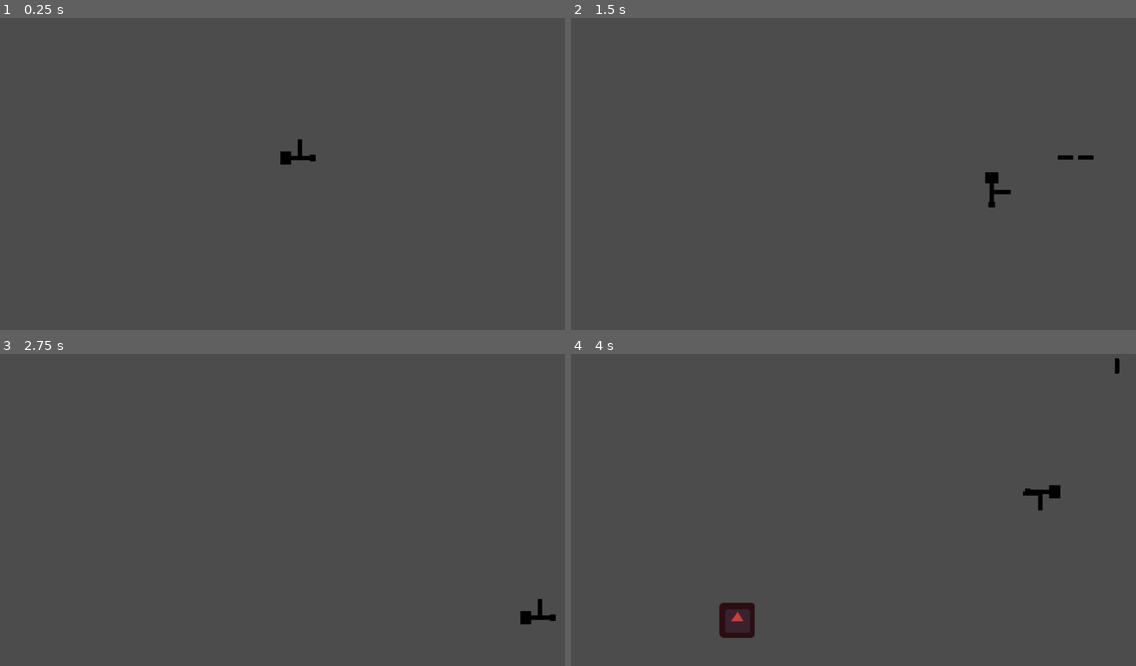
Above: before the commit, frames 1-4 (two rows, left to right).
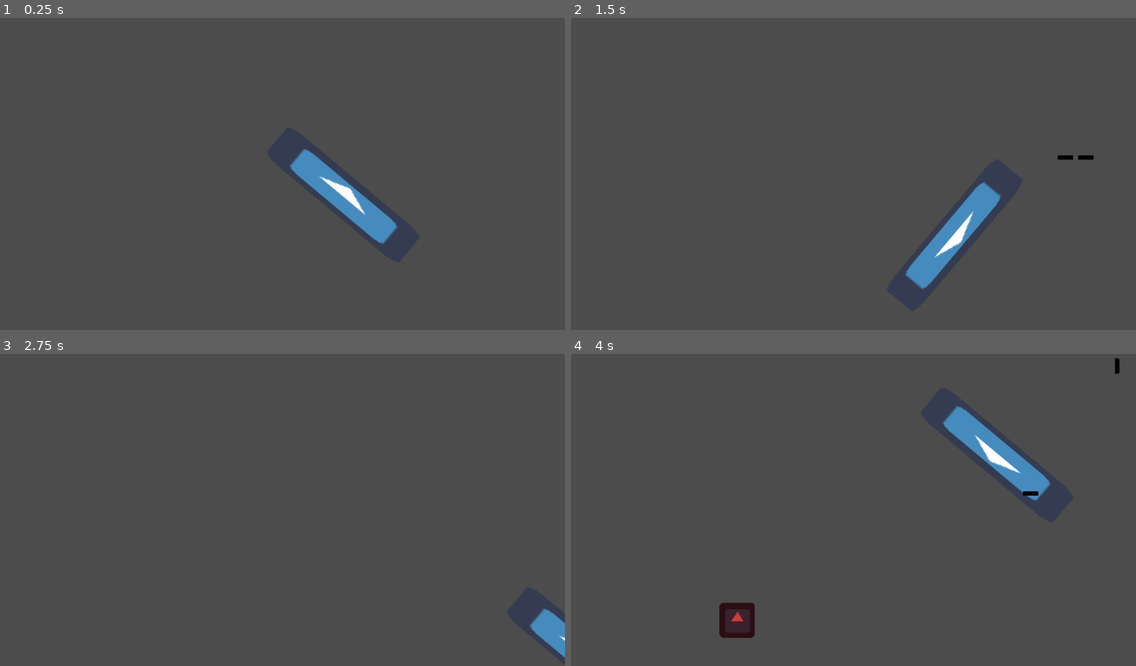
Above: after the commit, the same moments.

Repository: Puppet-Studio/Survival-Team
Game: Godot game, scene res://World/World.tscn
The game is run twice, just before and just after one commit, with the same random seed, the same clock (stepped at 60 frames per second) and the same inputs. The project has no main scene, so this scene is started directly. The engine's default icon, where the game draws it, is replaced by a stand-in: a white triangle on a blue panel in a dark square.
Inputs:
- Up to frame 1 (0.25 s): no input
- Up to frame 2 (1.5 s): tap Enter (ui_accept) at 0.5, 0.77 s; hold Right (ui_right) 0.53-1.28 s; hold Down (ui_down) from 1.28 s (still down)
- Up to frame 3 (2.75 s): tap Enter (ui_accept) at 1.52 s; release Down (ui_down) at 2.03 s; hold Right (ui_right) from 2.03 s (still down)
- Up to frame 4 (4 s): release Right (ui_right) at 2.78 s; hold Up (ui_up) 2.78-3.53 s; tap Enter (ui_accept) at 3.02, 3.77 s; hold Left (ui_left) from 3.53 s (still down)

The runs differ from the first frame. In frame 1, 2.0% of the frame differs, in the area x 49-71%, y 38-73%; in frame 2, 2.0%, in the area x 59-78%, y 49-88%; in frame 3, 0.7%; in frame 4, 2.0%.

Commit message:
Pfff idk

Diff:
--- a/Player/Player.gd
+++ b/Player/Player.gd
@@ -8,11 +8,16 @@
 var weapons = []
 
 
-func equip(weapon):
+func equip():
 	var wep = weapon.instance()
 	add_child(wep)
 	weapons.append(wep)
 
+func attack():
+	pass
+
+func _ready():
+	equip()
 
 func _input(event):
 	if event.is_action_pressed("ui_accept"):
--- a/Player/Weapons/Sword.tscn
+++ b/Player/Weapons/Sword.tscn
@@ -6,7 +6,24 @@
 [sub_resource type="RectangleShape2D" id=1]
 extents = Vector2( 162.696, 37.8593 )
 
+[sub_resource type="Animation" id=2]
+resource_name = "Sword Attack"
+length = 0.2
+tracks/0/type = "value"
+tracks/0/path = NodePath(".:rotation_degrees")
+tracks/0/interp = 1
+tracks/0/loop_wrap = true
+tracks/0/imported = false
+tracks/0/enabled = true
+tracks/0/keys = {
+"times": PoolRealArray( 0, 0.1, 0.2 ),
+"transitions": PoolRealArray( 1, 1, 1 ),
+"update": 0,
+"values": [ 40.0, 0.0, -40.0 ]
+}
+
 [node name="Sword" type="Area2D"]
+rotation = 0.698132
 script = ExtResource( 2 )
 
 [node name="Sprite" type="Sprite" parent="."]
@@ -17,3 +34,7 @@
 [node name="CollisionShape2D" type="CollisionShape2D" parent="."]
 position = Vector2( 108.894, 0 )
 shape = SubResource( 1 )
+
+[node name="AnimationPlayer" type="AnimationPlayer" parent="."]
+playback_speed = 1.5
+"anims/Sword Attack" = SubResource( 2 )
Not shown: 1 places in Player/Weapons/Sword.tscn that only renumber resources
